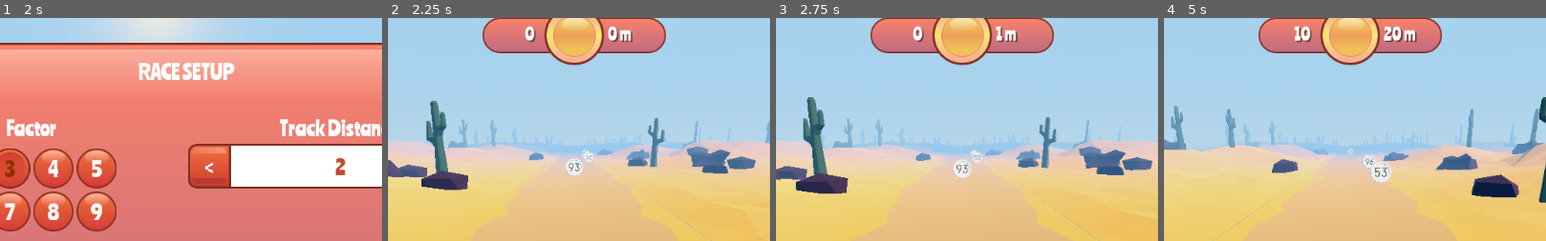
Above: before the commit, frames 1-4 (left to right).
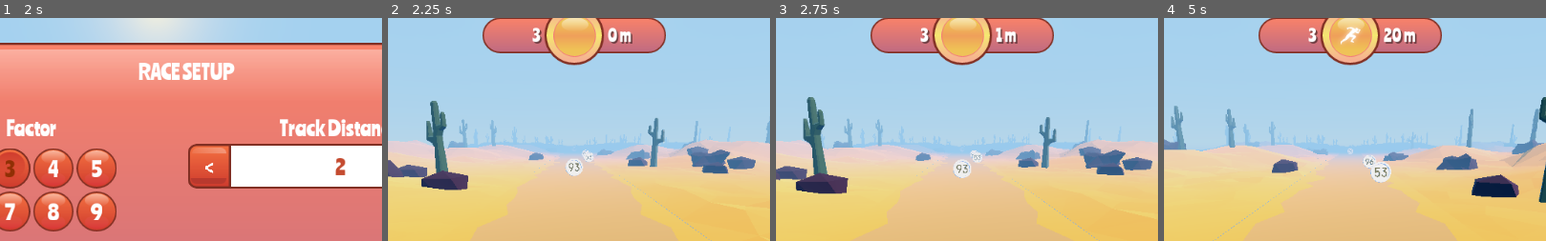
Above: after the commit, the same moments.

Repository: rans0000/math-runner
Game: Godot game, scene res://ui/MainMenu/HomeScreen.tscn
The game is run twice, just before and just after one commit, with the same random seed, the same clock (stepped at 60 frames per second) and the same inputs.
Inputs:
- Up to frame 1 (2 s): click "1 PLAYER" at 0.5 s; click "1 PLAYER" at 1.25 s
- Up to frame 2 (2.25 s): click "PLAY" at 2 s
- Up to frame 3 (2.75 s): no input
- Up to frame 4 (5 s): no input
The pictures show only the part of the screen within x 26-76%, y 3-53%; the shares and areas given below are measured in that part.

Frame 1 is identical in both runs. In frame 2, 0.5% of the frame differs, in the area x 35-64%, y 3-12%; in frame 3, 0.4%; in frame 4, 0.9%, in the area x 34-67%, y 3-12%.

Commit message:
update multiplier number in UI

Diff:
--- a/Player/Player.gd
+++ b/Player/Player.gd
@@ -40,6 +40,8 @@
 
 func _ready():
 	set_initial_position(side)
+	#seting multiplier to score for now
+	score_card.set_score(Global.number)
 	pass
 
 
@@ -130,6 +132,7 @@
 func slow_down():
 	animation_tree.set(anim_head_hit, true)
 	forward_speed = FORWARD_SPEED_PENALTY
+	score_card.set_boost(Global.STATUS.PENALTY)
 	speed_timer.start()
 	pass
 
@@ -138,7 +141,8 @@
 func sprint():
 	forward_speed = FORWARD_SPEED_BONUS
 	score += SCORE_INCREMENT
-	score_card.set_score(score)
+	#score_card.set_score(score)
+	score_card.set_boost(Global.STATUS.SPRINT)
 	speed_timer.start()
 	pass
 
@@ -146,6 +150,7 @@
 
 func _on_SpeedTimer_timeout():
 	forward_speed = FORWARD_SPEED_REGULAR
+	score_card.set_boost(Global.STATUS.NORMAL)
 	pass
 
 
--- a/scripts/Global.gd
+++ b/scripts/Global.gd
@@ -3,6 +3,7 @@
 var current_scene = null
 enum PLAY_TYPES {LOC_SINGLE = 1, LOC_2_PLAYER = 2}
 enum SIDE {LEFT = -1, CENTER = 0, RIGHT = 1}
+enum STATUS {NORMAL, SPRINT, PENALTY}
 var play_type = PLAY_TYPES.LOC_SINGLE
 onready var number = 5
 onready var distance = 2
--- a/ui/ScoreCard/ScoreCard.gd
+++ b/ui/ScoreCard/ScoreCard.gd
@@ -2,6 +2,9 @@
 const ONE_KM = 1000
 onready var distance_label = $ScoreBox/HBoxContainer/DistanceLabel
 onready var score_label = $ScoreBox/HBoxContainer/ScoreLabel
+onready var boost_rect = $ScoreBox/HBoxContainer/CenterContainer/BoostRect
+onready var boost_icon = preload("res://ui/Themes/MainTheme/Textures/status_sprint_icon.png")
+onready var penalty_icon = preload("res://ui/Themes/MainTheme/Textures/status_ghost_icon.png")
 
 
 func set_distance(distance):
@@ -15,3 +18,12 @@
 
 func set_score(score):
 	score_label.text = "%d" % score
+
+func set_boost(boost):
+	if(boost == Global.STATUS.SPRINT):
+		boost_rect.set("texture", boost_icon)
+	elif (boost == Global.STATUS.PENALTY):
+		boost_rect.set("texture", penalty_icon)
+	else:
+		boost_rect.texture = null
+	pass
--- a/ui/ScoreCard/ScoreCard.tscn
+++ b/ui/ScoreCard/ScoreCard.tscn
@@ -33,21 +33,21 @@
 [node name="HBoxContainer" type="HBoxContainer" parent="ScoreBox"]
 anchor_left = 0.5
 anchor_right = 0.5
-margin_left = -123.0
+margin_left = -115.0
 margin_right = 115.0
-margin_bottom = 77.0
+margin_bottom = 50.0
 size_flags_horizontal = 4
 size_flags_vertical = 4
-custom_constants/separation = 24
+custom_constants/separation = 0
 alignment = 1
 __meta__ = {
 "_edit_use_anchors_": false
 }
 
 [node name="ScoreLabel" type="Label" parent="ScoreBox/HBoxContainer"]
-margin_top = 24.0
+margin_top = 26.0
 margin_right = 70.0
-margin_bottom = 52.0
+margin_bottom = 54.0
 rect_min_size = Vector2( 70, 0 )
 theme = ExtResource( 4 )
 custom_fonts/font = SubResource( 1 )
@@ -57,17 +57,27 @@
 "_edit_use_anchors_": false
 }
 
-[node name="BoostRect" type="TextureRect" parent="ScoreBox/HBoxContainer"]
-margin_left = 94.0
-margin_right = 144.0
-margin_bottom = 77.0
+[node name="CenterContainer" type="CenterContainer" parent="ScoreBox/HBoxContainer"]
+margin_left = 70.0
+margin_right = 160.0
+margin_bottom = 80.0
+rect_min_size = Vector2( 90, 80 )
+__meta__ = {
+"_edit_use_anchors_": false
+}
+
+[node name="BoostRect" type="TextureRect" parent="ScoreBox/HBoxContainer/CenterContainer"]
+margin_left = 20.0
+margin_top = 14.0
+margin_right = 70.0
+margin_bottom = 64.0
 rect_min_size = Vector2( 50, 50 )
 
 [node name="DistanceLabel" type="Label" parent="ScoreBox/HBoxContainer"]
-margin_left = 168.0
-margin_top = 24.0
-margin_right = 238.0
-margin_bottom = 52.0
+margin_left = 160.0
+margin_top = 26.0
+margin_right = 230.0
+margin_bottom = 54.0
 rect_min_size = Vector2( 70, 0 )
 theme = ExtResource( 4 )
 custom_fonts/font = SubResource( 1 )
